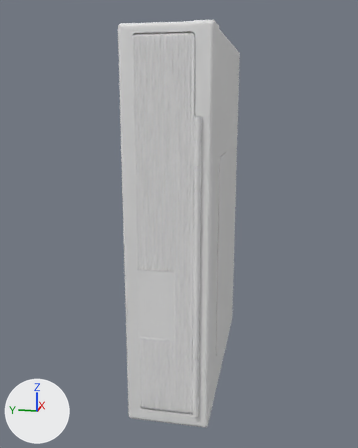
The Blender file Walkman part 1.blend as it was, and as the next commit left it.
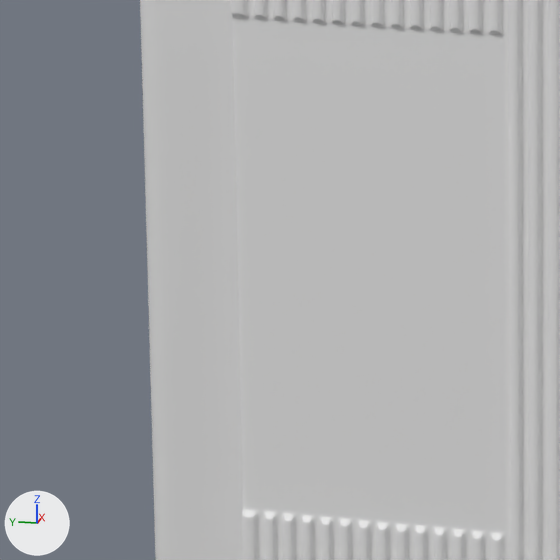
Each version appears first whole from a 50 mm camera at (-2.94, -0.51, 1.67) aimed at (-0.05, 0.06, 0.95), and next in a close-up on the part from 29% to 51% of the width and 60% to 77% of the height. Every picture has the same lights, and +X, +Y and +Z are marked at lower left.
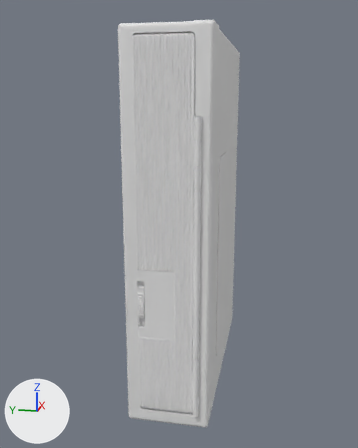
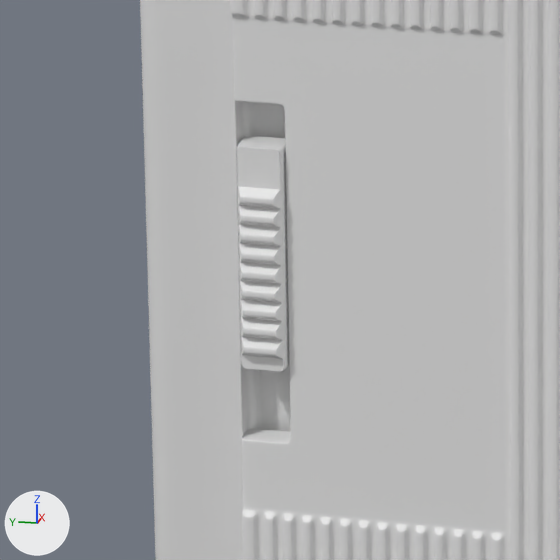
Commit message: Walkman part 5

Diff of the bpy script that builds the scene:
```diff
--- a/Walkman part 1.blend.py
+++ b/Walkman part 1.blend.py
@@ me_cube_011 @@
 # used by ob_cube_011; location = (-0.677, -0.005, 1.032); rotation_euler = (1.571, 0.0, -1.571), in degrees (90, 0, -90); scale = (1.16, 1.0, 1.0)
-me_cube_011.from_pydata(...)  # 3484 vertices, 3479 faces; spans x -0.13..0.11, y -0.94..0.94, z -0.01..0.02
+me_cube_011.from_pydata(...)  # 2518 vertices, 2400 faces; spans x -0.13..0.11, y -0.94..0.93, z -0.01..0.02
+# me_cube_011 part 1: 96 vertices moved within x -0.13..0.11, y -0.94..0.93, z -0.01; 1400 vertices removed from x -0.12..0.1, y -0.92..0.94, z -0.01; 434 vertices added at x -0.13..0.11, y -0.47..0.93, z -0.01..0.02
@@ me_cube_012 @@
+me_cube_012.from_pydata(...)  # 208 vertices, 138 faces; spans x -0.024..0.024, y -0.097..0.122, z -0.016..0.012
+me_cube_012.polygons.foreach_set('use_smooth', [True] * 138)
@@ ob_cube_012 @@
+ob_cube_012 = bpy.data.objects.new('Cube.012', me_cube_012)
+ob_cube_012.location = (-0.69, 0.129, 0.687)
+ob_cube_012.rotation_euler = (1.571, 0.0, -1.571)  # degrees (90, 0, -90)
+ob_cube_012.scale = (0.667, 0.737, 1.0)
+_m = ob_cube_012.modifiers.new('Bevel', 'BEVEL')
+_m.segments = 4
+_m.limit_method = 'WEIGHT'
+_m = ob_cube_012.modifiers.new('Bevel.001', 'BEVEL')
+_m.width = 0.0001
+_m.width_pct = 0.0001
+_m.segments = 2
+_m.harden_normals = True
```

Location of each change, (x1, y1, x2, y2) in pixels of the close-ups (560 x 560 px):
'Cube.012', added
    after: (237, 136, 289, 371)
part 1 of me_cube_011, cut back
    after: (234, 98, 298, 446)
